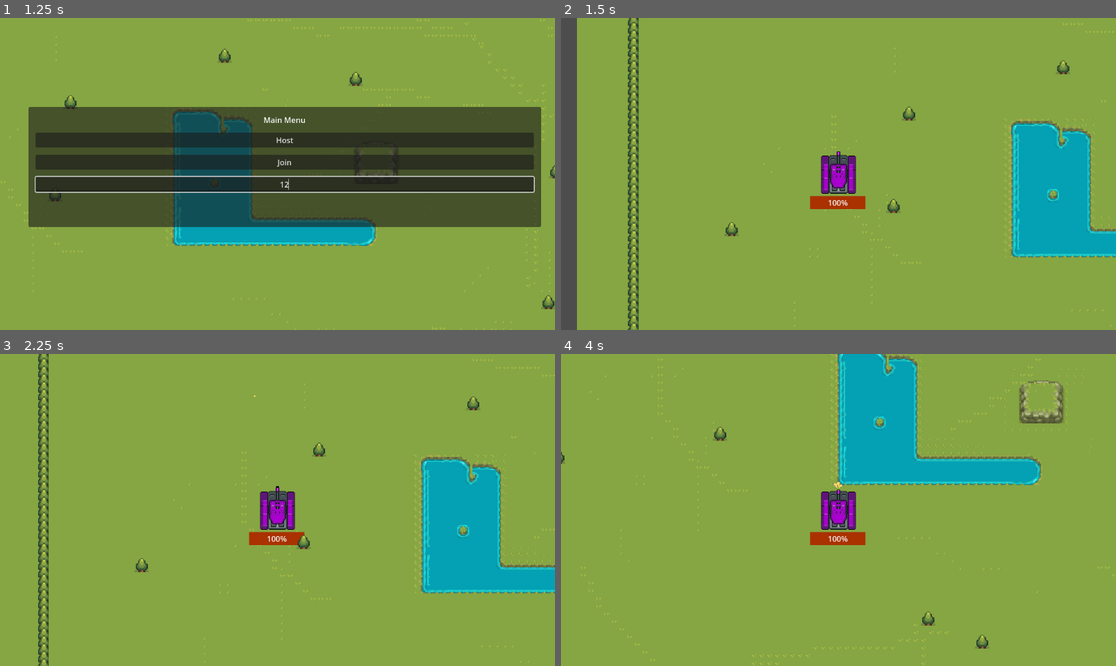
Above: before the commit, frames 1-4 (two rows, left to right).
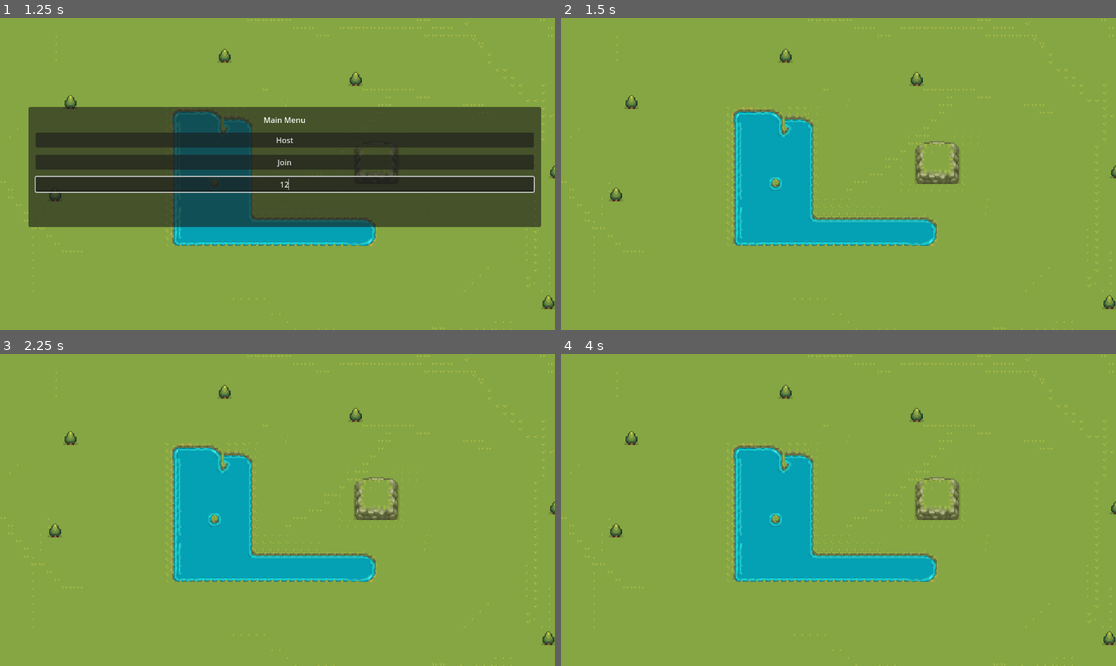
Above: after the commit, the same moments.

Repository: RaduMarin19/GodotTankGame
Game: Godot game, scene res://scenes/game.tscn
The game is run twice, just before and just after one commit, with the same random seed, the same clock (stepped at 60 frames per second) and the same inputs.
Inputs (mouse positions are in pixels of both pictures, inside the frame that each line leads up to):
- Up to frame 1 (1.25 s): click (283, 183) at 0.52 s; type "12" at 0.6 s
- Up to frame 2 (1.5 s): click "Host" at 1.25 s
- Up to frame 3 (2.25 s): tap Enter at 2 s; hold D (right) from 2.03 s (still down); hold Space (shoot) from 2.03 s (still down)
- Up to frame 4 (4 s): release D (right) at 2.78 s; release Space (shoot) at 2.78 s; hold S (down) 2.78-3.53 s; tap Space (shoot) at 2.85 s; hold D (right) from 3.53 s (still down); hold Space (shoot) from 3.53 s (still down)

Frame 1 is identical in both runs. In frame 2, 21% of the frame differs, in the area x 0-100%, y 0-100%; in frame 3, 19%; in frame 4, 19%.

Commit message:
made server run online

Diff:
--- a/scripts/game.gd
+++ b/scripts/game.gd
@@ -1,17 +1,20 @@
 extends Node2D
-
 
 @onready var main_menu = $CanvasLayer/MainMenu
 @onready var address_entry = $CanvasLayer/MainMenu/MarginContainer/VBoxContainer/AddressEntry
 
 const Player = preload("res://scenes/tank.tscn")
-const PORT = 135
+const SERVER_PORT = 8080
+const SERVER_IP= "ec2-13-61-142-82.eu-north-1.compute.amazonaws.com"
 var enet_peer =ENetMultiplayerPeer.new()
 
 # Called when the node enters the scene tree for the first time.
 func _ready() -> void:
-	pass # Replace with function body.
-
+	if OS.has_feature("dedicated_server"):
+		enet_peer.create_server(SERVER_PORT)
+		multiplayer.multiplayer_peer=enet_peer
+		multiplayer.peer_connected.connect(add_player)
+		multiplayer.peer_disconnected.connect(remove_player)
 
 # Called every frame. 'delta' is the elapsed time since the previous frame.
 func _process(delta: float) -> void:
@@ -20,17 +23,15 @@
 func _on_host_button_pressed() -> void:
 	main_menu.hide()
 
-	enet_peer.create_server(PORT)
+	enet_peer.create_server(SERVER_PORT)
 	multiplayer.multiplayer_peer=enet_peer
 	multiplayer.peer_connected.connect(add_player)
 	multiplayer.peer_disconnected.connect(remove_player)
 
-	add_player(multiplayer.get_unique_id())
-
 func _on_join_button_pressed() -> void:
 	main_menu.hide()
 
-	enet_peer.create_client("localhost",PORT)
+	enet_peer.create_client(SERVER_IP,SERVER_PORT)
 	multiplayer.multiplayer_peer=enet_peer
 
 func remove_player(peer_id):
@@ -42,19 +43,3 @@
 	var player = Player.instantiate()
 	player.name=str(peer_id)
 	add_child(player)
-
-func upnp_setup():
-	var upnp = UPNP.new()
-
-	var discover_result = upnp.discover()
-	assert(discover_result == UPNP.UPNP_RESULT_SUCCESS, \
-		"UPNP Discover Failed! Error %s" % discover_result)
-
-	assert(upnp.get_gateway() and upnp.get_gateway().is_valid_gateway(), \
-		"UPNP Invalid Gateway!")
-
-	var map_result = upnp.add_port_mapping(PORT)
-	assert(map_result == UPNP.UPNP_RESULT_SUCCESS, \
-		"UPNP Port Mapping Failed! Error %s" % map_result)
-
-	print("Success! Join Address: %s" % upnp.query_external_address())
Not shown, added: export_presets.cfg
Not shown, added: exec/Tanks.console.exe
Not shown, added: exec/Tanks.exe
Not shown, added: exec/Tanks.pck
Not shown, added: linux-server/TanksServer.pck
Not shown, added: linux-server/TanksServer.sh
Not shown, added: linux-server/TanksServer.x86_64
